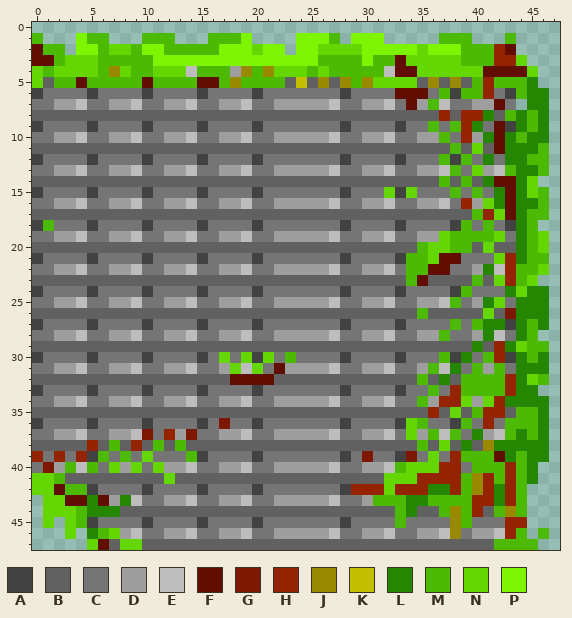
Two versions of one pixel-art sprite, Resources/Textures/Tiles/Tileset01/tileset01_9.png. The first picture shows the starting point.
The file is 192x192 pixels, drawn in blocks of 4x4; one block is one cell here.
Palette (. is transparent): A #424242  B #616161  C #757575  D #9e9e9e  E #bdbdbd  F #610e00  G #7c1700  H #942300  J #998900  K #c2c000  L #258700  M #4cba00  N #64d700  P #7df500
Pixels before, first column x 0:
 1 M...PMM...MMM...MMMP....PPPM.PPP.....MMM...M...
 2 FMM.PPMNNMPPMMMMMPPPNPP.PPNNNNPPPPPNPPPMMMHF...
 3 FFMNNNMMMMMPPPPPPPPPPPPPPPMMMMPMMFNNNNNMMMHHN..
 4 NMNNNNMJNMMNNNEMMMDJMJNNNMNMMMMMEFFNNNNNNFFFFN.
 5 NBMMFMMMMMFMMMMFFMJMMMMBKBJBJMJNNNNBJBJBMHMMML.
 6 ACCCCACCCCACCCCACCCCACCCCCCCACCCCFFFCMAMMHCAMLL
 7 CCDDECCDDECCDDECCDDECCDDDDDECCDDECFDMECCDDFC.LL
 8 BBBBBBBBBBBBBBBBBBBBBBBBBBBBBBBBBBBBBHBHHLBMLML
 9 ACCCCACCCCACCCCACCCCACCCCCCCACCCCACCMCMHLCFALML
10 CCDDECCDDECCDDECCDDECCDDDDDECCDDECCDDMCHDLFLMLL
11 BBBBBBBBBBBBBBBBBBBBBBBBBBBBBBBBBBBBBBMBNBFLLLM
12 ACCCCACCCCACCCCACCCCACCCCCCCACCCCACCCMAMCLCLLMM
13 CCDDECCDDECCDDECCDDECCDDDDDECCDDECCDDEMCNDEMLLM
14 BBBBBBBBBBBBBBBBBBBBBBBBBBBBBBBBBBBBBMBMBLFFLN.
15 ACCCCACCCCACCCCACCCCACCCCCCCACCCNANCCCMCMCLFLNM
16 CCDDECCDDECCDDECCDDECCDDDDDECCDDECCDDECHDNLFLLM
17 BBBBBBBBBBBBBBBBBBBBBBBBBBBBBBBBBBBBBBBBMHNFLMM
18 AMCCCACCCCACCCCACCCCACCCCCCCACCCCACCCCAMCMCALM.
19 CCDDECCDDECCDDECCDDECCDDDDDECCDDECCDDNMMMMNCLMN
20 BBBBBBBBBBBBBBBBBBBBBBBBBBBBBBBBBBBMNNMMBNBBLMN
21 ACCCCACCCCACCCCACCCCACCCCCCCACCCCAMMNFFCCCNHLMM
22 CCDDECCDDECCDDECCDDECCDDDDDECCDDECMMFFCCDLEHMMN
23 BBBBBBBBBBBBBBBBBBBBBBBBBBBBBBBBBBMFBBBBMBNHMN.
24 ACCCCACCCCACCCCACCCCACCCCCCCACCCCACCCCAMCCCLNLL
25 CCDDECCDDECCDDECCDDECCDDDDDECCDDECCDDEMCDLNCLLL
26 BBBBBBBBBBBBBBBBBBBBBBBBBBBBBBBBBBBMBBBBBNBGLLL
27 ACCCCACCCCACCCCACCCCACCCCCCCACCCCACCCCMCMLLALML
28 CCDDECCDDECCDDECCDDECCDDDDDECCDDECCDDMCCDLECLM.
29 BBBBBBBBBBBBBBBBBBBBBBBBBBBBBBBBBBBBBBBBLBHLNMM
30 ACCCCACCCCACCCCACNCNANCMCCCCACCCCACCCMALCMHALML
31 CCDDECCDDECCDDECCDNENCFDDDDECCDDECCDMELCMDMCLLL
32 BBBBBBBBBBBBBBBBBBFFFFBBBBBBBBBBBBBMBLBMMMMHLNM
33 ACCCCACCCCACCCCACCCCACCCCCCCACCCCACCMCHMMMMHLL.
34 CCDDECCDDECCDDECCDDECCDDDDDECCDDECCMDHHNDNHLLLL
35 BBBBBBBBBBBBBBBBBBBBBBBBBBBBBBBBBBBBHBNBMHHBMML
36 ACCCCACCCCACCCCACGCCACCCCCCCACCCCANMCCAMCHCMMML
37 CCDDECCDDEGCHDGCCDDECCDDDDDECCDDECNDMEMCLDEMLML
38 BBBBBHBMBHBMBMBBBBBBBBBBBBBBBBBBBBBMBNBLBJLLLLL
39 HCHCHAMCMCNCCCMACCCCACCCCCCCACGCCAGCNCHMMMFLMLL
40 CGDMEMCNDNCNDDECCDDECCDDDDDECCDDEMNNNHHCMMMHML.
41 NNMBBBBBBBBBNBBBBBBBBBBBBBBBBBBBNNNHHHHMJHMHML.
42 NNFMMACCCCACCCCACCCCACCCCCCCAHHHNHHHLLHMJHLHM..
43 .NNFFLFDLECCDDECCDDECCDDDDDECCDMMMLLMMMMHHLHM..
44 .NNNMLLLBBBBBBBBBBBBBBBBBBBBBBBBBMLBBMJMHBMJM..
45 .N.NMACCCCACCCCACCCCACCCCCCCACCCCMCCCCJMCCCHH..
46 ...N.LMNDECCDDECCDDECCDDDDDECCDDECCDDEJCDDEHM.M
47 .....NFBNNBBBBBBBBBBBBBBBBBBBBBBBBBBBBBBBBMMMM.
And afterwards:
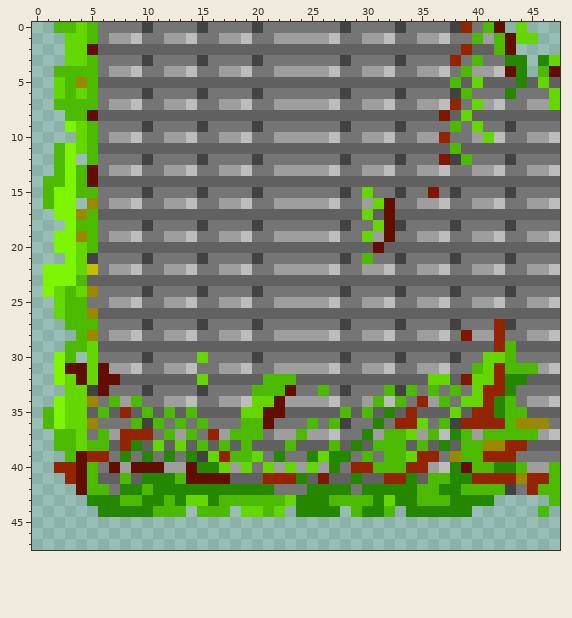
The exact change:
y 0: x 2..42 ......................................... -> MMNMCCCCACCCCACCCCACCCCCCCACCCCACCCCAHCMF; x 44 . -> N
y 1: x 0 M -> .; x 3..4 .P -> NN; x 6..45 M...MMM...MMMP....PPPM.PPP.....MMM...M.. -> CDDECCDDECCDDECCDDDDDECCDDECCDDECCMDMFNN
y 2: x 0..42 FMM.PPMNNMPPMMMMMPPPNPP.PPNNNNPPPPPNPPPMMMH -> ...NNFBBBBBBBBBBBBBBBBBBBBBBBBBBBBBBBBBHBBM
y 3: x 0..2 FFM -> ...; x 5..39 NMMMMMPPPPPPPPPPPPPPPMMMMPMMFNNNNNM -> MCCCCACCCCACCCCACCCCCCCACCCCACCCCHC; x 41..44 MHHN -> CCLL; x 46..47 .. -> LN
y 4: x 0..13 NMNNNNMJNMMNNN -> ..MMMMCDDECCDD; x 15..17 MMM -> CCD; x 19..31 JMJNNNMNMMMMM -> ECCDDDDDECCDD; x 33..42 FFNNNNNNFF -> CCDDECMDDE; x 44..47 FN.. -> L.MF
y 5: x 0..2 NBM -> ..N; x 4 F -> J; x 6..22 MMMMFMMMMFFMJMMMM -> BBBBBBBBBBBBBBBBB; x 24 K -> B; x 26 J -> B; x 28..34 JMJNNNN -> BBBBBBB; x 36 J -> B; x 38 J -> M; x 40..47 MHMMML.. -> NBBBLBNB
y 6: x 0..5 ACCCCA -> ..NMNM; x 33..35 FFF -> ACC; x 37 M -> C; x 40..41 MH -> CC; x 43..47 AMLL. -> LCCCN
y 7: x 0..5 CCDDEC -> ..MMMM; x 34 F -> C; x 36 M -> D; x 38 C -> H; x 40 D -> N; x 42 F -> E; x 44..47 .LL. -> CDDN
y 8: x 0..5 BBBBBB -> ...MMF; x 37 H -> G; x 39..41 HHL -> NBB; x 43..47 MLML. -> BBBBB
y 9: x 0..5 ACCCCA -> ...PNM; x 36 M -> C; x 39..40 HL -> CN; x 42 F -> C; x 44..47 LML. -> CCCC
y 10: x 0..5 CCDDEC -> ....NM; x 37 M -> H; x 39 H -> C; x 41..47 LFLMLL. -> NECCDDE
y 11: x 0..5 BBBBBB -> ..MPNM; x 40 N -> B; x 42..47 FLLLM. -> BBBBBB
y 12: x 0..5 ACCCCA -> ..MP.M; x 37 M -> G; x 41 L -> C; x 43..47 LLMM. -> ACCCC
y 13: x 0..5 CCDDEC -> ..MPMF; x 38 M -> C; x 40 N -> D; x 43..47 MLLM. -> CCDDE
y 14: x 0..5 BBBBBB -> .MMPMF; x 37 M -> B; x 39 M -> B; x 41..47 LFFLN.. -> BBBBBBB
y 15: x 0..5 ACCCCA -> .MPPMM; x 30 C -> N; x 32 N -> C; x 34 N -> C; x 36 C -> G; x 38 M -> A; x 40 M -> C; x 42..47 LFLNM. -> CACCCC
y 16: x 0..5 CCDDEC -> .MPP.J; x 31..32 DE -> NF; x 39 H -> C; x 41..47 NLFLLM. -> DECCDDE
y 17: x 0..5 BBBBBB -> ..PPJM; x 30 B -> N; x 32 B -> F; x 40..47 MHNFLMM. -> BBBBBBBB
y 18: x 0..5 AMCCCA -> ...PMM; x 31..32 CC -> NF; x 39 M -> C; x 41 M -> C; x 44..47 LM.. -> CCCC
y 19: x 0..5 CCDDEC -> ..PPJM; x 30 D -> N; x 32 E -> F; x 37..42 NMMMMN -> ECCDDE; x 44..47 LMN. -> CDDE
y 20: x 0..5 BBBBBB -> ..PPNM; x 31 B -> F; x 35..39 MNNMM -> BBBBB; x 41 N -> B; x 44..47 LMN. -> BBBB
y 21: x 0..4 ACCCC -> ...PN; x 30 C -> M; x 34..38 MMNFF -> CCCCA; x 42..47 NHLMM. -> CACCCC
y 22: x 0..5 CCDDEC -> .PPPNK; x 34..37 MMFF -> CDDE; x 41 L -> D; x 43..47 HMMN. -> CCDDE
y 23: x 0..4 BBBBB -> .PPPM; x 34..35 MF -> BB; x 40 M -> B; x 42..47 NHMN.. -> BBBBBB
y 24: x 0..5 ACCCCA -> .PNMNJ; x 39 M -> C; x 43..47 LNLL. -> ACCCC
y 25: x 0..4 CCDDE -> ..NMM; x 38 M -> C; x 41..42 LN -> DE; x 44..47 LLL. -> CDDE
y 26: x 0..5 BBBBBB -> ..NMMJ; x 35 M -> B; x 41 N -> B; x 43..47 GLLL. -> BBBBB
y 27: x 0..5 ACCCCA -> ...MMM; x 38 M -> A; x 40..42 MLL -> CCH; x 44..47 LML. -> CCCC
y 28: x 0..5 CCDDEC -> ....MJ; x 37 M -> E; x 39 C -> G; x 41..42 LE -> DH; x 44..47 LM.. -> CDDE
y 29: x 0..5 BBBBBB -> ...MMN; x 40 L -> B; x 43..47 LNMM. -> MBBBB
y 30: x 0..5 ACCCCA -> ..PM.N; x 15 A -> N; x 17 N -> C; x 19 N -> C; x 21 N -> C; x 23 M -> C; x 37 M -> C; x 39 L -> C; x 41..47 MHALML. -> NNMCCCC
y 31: x 0..6 CCDDECC -> ..PFFNF; x 18 N -> D; x 20 N -> C; x 22 F -> D; x 36 M -> D; x 38 L -> C; x 41..47 DMCLLL. -> NHMMMDE
y 32: x 0..7 BBBBBBBB -> ..PNFNFF; x 15 B -> N; x 18..23 FFFFBB -> BBBMMM; x 35..37 MBL -> BNN; x 39..43 MMMMH -> GNNHL; x 45..47 NM. -> BBB
y 33: x 0..4 ACCCC -> ...NN; x 6 C -> F; x 20..23 ACCC -> MMMF; x 26 C -> M; x 32 C -> M; x 34 C -> M; x 38..47 HMMMMHLL.. -> MCNHHLCCCC
y 34: x 0..5 CCDDEC -> ..PNNJ; x 7 D -> M; x 9 E -> M; x 20..22 CCD -> NNF; x 31 D -> M; x 33 C -> M; x 35 M -> H; x 37..38 HH -> MC; x 40..47 DNHLLLL. -> NHLMCDDE
y 35: x 0..4 BBBBB -> .MPNN; x 6 B -> M; x 8 B -> H; x 10 B -> M; x 12 B -> M; x 14 B -> M; x 19..22 BBBB -> NNFF; x 28 B -> M; x 30 B -> M; x 32 B -> L; x 34 B -> H; x 36 H -> B; x 40 M -> H; x 42..43 HB -> LM; x 45..47 ML. -> BBB
y 36: x 0..5 ACCCCA -> .MPNNJ; x 9 C -> M; x 11 C -> M; x 13 C -> M; x 15 A -> M; x 17 G -> C; x 19..21 CAC -> MMF; x 25 C -> M; x 27 C -> M; x 31 C -> L; x 33..35 ANM -> HHN; x 37 C -> M; x 39..40 MC -> HH; x 42 C -> H; x 44..47 MML. -> JJJC
y 37: x 0..4 CCDDE -> ..MMN; x 6 C -> M; x 8..10 DEG -> HHH; x 12 H -> M; x 14 G -> M; x 16 C -> H; x 18..20 DEC -> MMM; x 24 D -> M; x 30 D -> L; x 32..33 EC -> MM; x 38..42 MCLDE -> LMDMM; x 44 L -> M; x 46..47 L. -> DE
y 38: x 0..9 BBBBBHBMBH -> ..MMNMMBHL; x 11 M -> N; x 13 M -> N; x 15 B -> M; x 17 B -> M; x 19 B -> M; x 23 B -> M; x 27 B -> M; x 29 B -> L; x 31..33 BBB -> MMM; x 37 N -> L; x 39..40 LB -> MM; x 42..47 LLLLL. -> JHHBBB
y 39: x 0..6 HCHCHAM -> ...MFHH; x 8 M -> L; x 10 N -> L; x 12 C -> L; x 14 M -> L; x 16..20 CCCCA -> NHMMN; x 22 C -> L; x 25..28 CCCA -> LNLL; x 30 G -> M; x 32..36 CAGCN -> MMNHH; x 38 H -> J; x 41..47 MFLMLL. -> HHHCCCC
y 40: x 0..4 CGDME -> ..HHF; x 7 N -> F; x 9..11 NCN -> FFF; x 14..17 ECCD -> FLLN; x 19 E -> N; x 21 C -> N; x 23 D -> N; x 25 D -> N; x 27 E -> L; x 29..32 CDDE -> HHMM; x 34..39 NNNHHC -> HHDELF; x 42..43 MH -> LL; x 45..47 L.. -> DDM
y 41: x 0..5 NNMBBB -> ...HFM; x 8 B -> M; x 10..17 BBNBBBBB -> LLLMFFFF; x 21..24 BBBB -> HHHL; x 26 B -> G; x 29 B -> L; x 32..40 NNNHHHHMJ -> HHLBMMLLH; x 42 M -> H; x 44..47 ML.. -> JHHM
y 42: x 0..6 NNFMMAC -> ....FMM; x 8..21 CCACCCCACCCCAC -> LLMLLLLLLLLLLL; x 25..36 CCCAHHHNHHHL -> LLLLCLLLLLMM; x 38 H -> L; x 40..47 JHLHM... -> MMMACHMM
y 43: x 1..4 NNFF -> ....; x 6..33 FDLECCDDECCDDECCDDDDDECCDMMM -> LLMMLLMLNNLMMMMMMNLLLMMMMLNL; x 35 L -> M; x 38..44 MMHHLHM -> LLLL...; x 47 . -> M
y 44: x 1..5 NNNML -> .....; x 8..33 BBBBBBBBBBBBBBBBBBBBBBBBBM -> LLLMMM.MMM.NNMN.LLLL.MLLM.; x 35..44 BBMJMHBMJM -> LLLLL.....; x 46 . -> M
y 45: x 1 N -> .; x 3..44 NMACCCCACCCCACCCCACCCCCCCACCCCMCCCCJMCCCHH -> ..........................................
y 46: x 3 N -> .; x 5..44 LMNDECCDDECCDDECCDDDDDECCDDECCDDEJCDDEHM -> ........................................; x 46 M -> .
y 47: x 5..45 NFBNNBBBBBBBBBBBBBBBBBBBBBBBBBBBBBBBBMMMM -> .........................................
Boxes around the changes in both pictures, in picture pixels (x1, y1, x2, y2):
changed: (32, 22, 560, 550)
